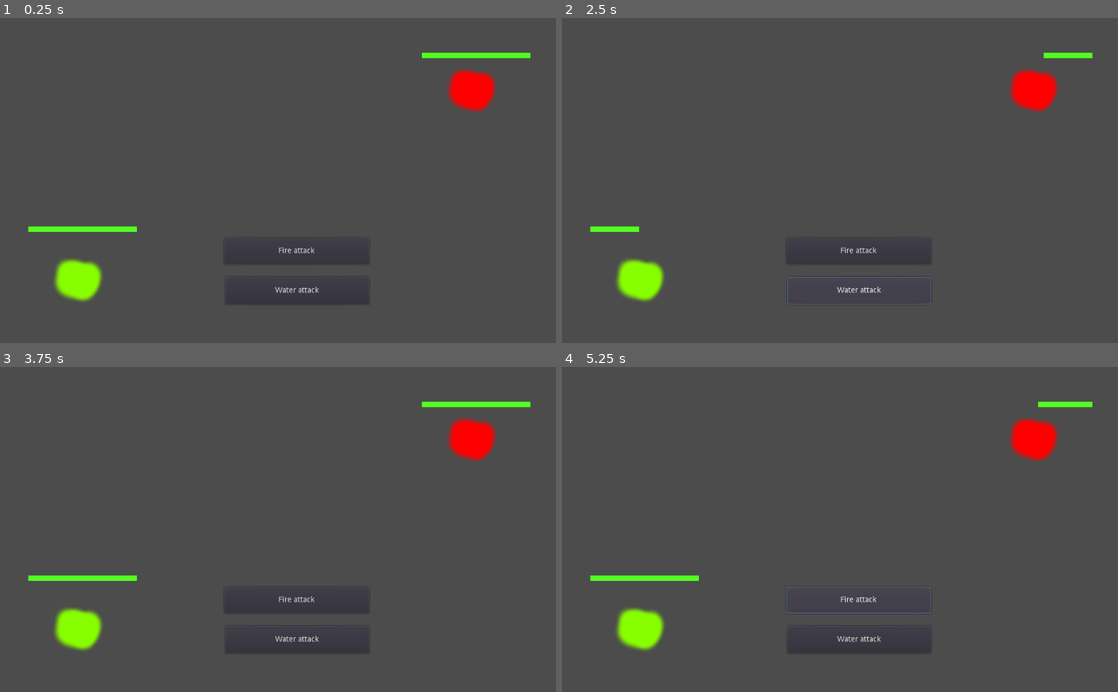
Above: before the commit, frames 1-4 (two rows, left to right).
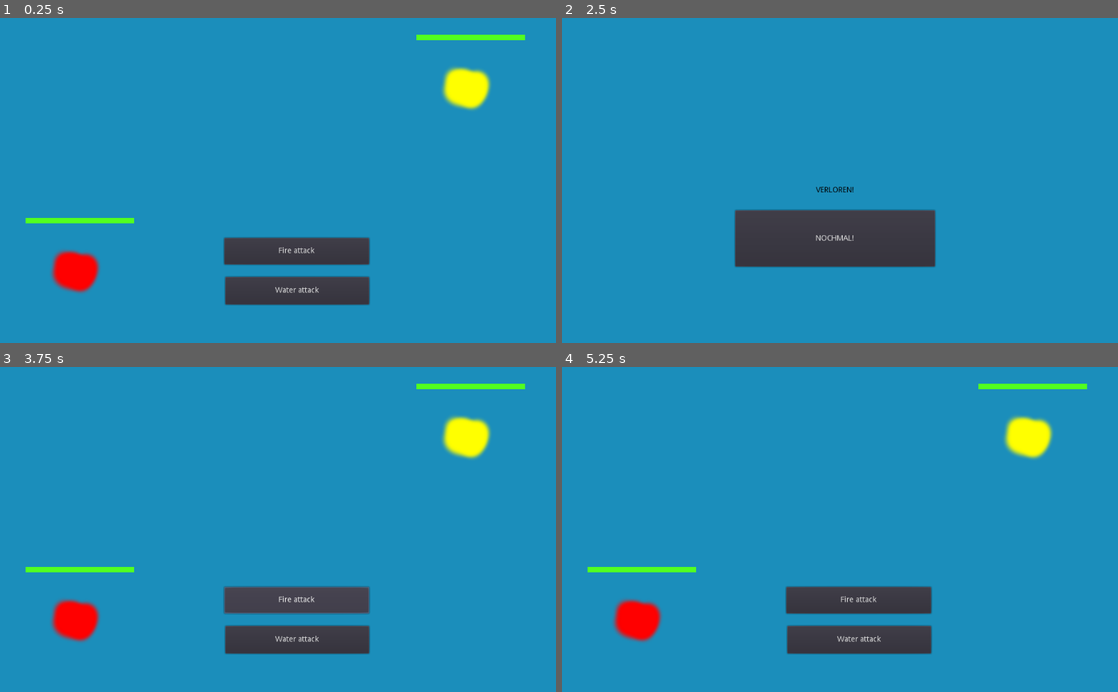
Above: after the commit, the same moments.

Repository: brean/MonsterFight
Game: Godot game, scene res://Start.tscn
Same seed, same stepped clock (60 frames per second), same inputs: the game is played once before the commit and once after it.
Inputs (mouse positions are in pixels of both pictures, inside the frame that each line leads up to):
- Up to frame 1 (0.25 s): no input
- Up to frame 2 (2.5 s): click "Water attack" at 0.5 s; click "Fire attack" at 1.25 s; click "Water attack" at 2 s
- Up to frame 3 (3.75 s): click (272, 588) at 2.75 s, where only the run after the commit has a clickable "NOCHMAL!"; click (272, 588) at 3.5 s, where only the run before the commit has a clickable "NOCHMAL!"
- Up to frame 4 (5.25 s): click "Fire attack" at 4.25 s; click (834, 588) at 5 s, where only the run after the commit has a clickable "NOCHMAL!"

The runs differ from the first frame. In frame 1, 96% of the frame differs, in the area x 0-100%, y 0-100%; in frame 2, 94%; in frame 3, 96%; in frame 4, 96%.

Commit message:
instanciate monster instead of fixed ones

Diff:
--- a/Lose.tscn
+++ b/Lose.tscn
@@ -9,6 +9,7 @@
 margin_top = 311.0
 margin_right = 567.0
 margin_bottom = 342.0
+custom_colors/default_color = Color( 0, 0, 0, 1 )
 text = "VERLOREN!"
 __meta__ = {
 "_edit_use_anchors_": false
--- /dev/null
+++ b/Monster.tscn
@@ -0,0 +1,15 @@
+[gd_scene load_steps=4 format=2]
+
+[ext_resource path="res://monster.gd" type="Script" id=1]
+[ext_resource path="res://monster2.png" type="Texture" id=2]
+[ext_resource path="res://health_bar.png" type="Texture" id=3]
+
+[node name="MonsterPlayer" type="Sprite"]
+position = Vector2( 147, 471 )
+texture = ExtResource( 2 )
+script = ExtResource( 1 )
+
+[node name="HealthBar" type="Sprite" parent="."]
+position = Vector2( 0, -97 )
+scale = Vector2( 200, 10.5 )
+texture = ExtResource( 3 )
--- /dev/null
+++ b/SpawnMonster.gd
@@ -0,0 +1,46 @@
+extends Node2D
+
+export var player_monster = [
+	{
+		"image": preload("res://monster1.png")
+	},
+	{
+		"image": preload("res://monster2.png")
+	}
+]
+export var enemy_monster = [
+	{
+		"image": preload("res://monster3.png")
+	},
+	{
+		"image": preload("res://monster4.png")
+	}
+]
+var monster = preload("res://Monster.tscn")
+
+# Declare member variables here. Examples:
+# var a = 2
+# var b = "text"
+
+
+# Called when the node enters the scene tree for the first time.
+func _ready():
+	# spawn first player character
+	spawn_monster(player_monster[0], "MonsterPlayer", true)
+	# spawn first enemy
+	spawn_monster(enemy_monster[0], "MonsterEnemy", false)
+
+func spawn_monster(data, name, player):
+	var inst = monster.instance()
+	add_child(inst)
+	inst.name = name
+	inst.player = player
+	inst.texture = data.image
+	if not player:
+		inst.position.x = 867
+		inst.position.y = 133
+
+
+# Called every frame. 'delta' is the elapsed time since the previous frame.
+#func _process(delta):
+#	pass
--- a/Start.tscn
+++ b/Start.tscn
@@ -1,33 +1,10 @@
-[gd_scene load_steps=6 format=2]
+[gd_scene load_steps=3 format=2]
 
-[ext_resource path="res://monster2.png" type="Texture" id=1]
-[ext_resource path="res://monster1.png" type="Texture" id=2]
-[ext_resource path="res://monster.gd" type="Script" id=3]
-[ext_resource path="res://health_bar.png" type="Texture" id=4]
+[ext_resource path="res://SpawnMonster.gd" type="Script" id=3]
 [ext_resource path="res://attack.gd" type="Script" id=5]
 
 [node name="Node2D" type="Node2D"]
-
-[node name="MonsterPlayer" type="Sprite" parent="."]
-position = Vector2( 152, 487 )
-texture = ExtResource( 1 )
 script = ExtResource( 3 )
-
-[node name="HealthBar" type="Sprite" parent="MonsterPlayer"]
-position = Vector2( 0, -97 )
-scale = Vector2( 200, 10.5 )
-texture = ExtResource( 4 )
-
-[node name="Monster1" type="Sprite" parent="."]
-position = Vector2( 877, 137 )
-texture = ExtResource( 2 )
-script = ExtResource( 3 )
-player = false
-
-[node name="HealthBar" type="Sprite" parent="Monster1"]
-position = Vector2( 0, -68 )
-scale = Vector2( 200, 10.5 )
-texture = ExtResource( 4 )
 
 [node name="attack2" type="Button" parent="."]
 margin_left = 415.0
--- a/attack.gd
+++ b/attack.gd
@@ -3,4 +3,4 @@
 export var _type = "fire"
 
 func _pressed():
-	get_node("../Monster1").attack(_type)
+	get_node("../MonsterEnemy").attack(_type)
--- a/project.godot
+++ b/project.godot
@@ -14,10 +14,15 @@
 run/main_scene="res://Start.tscn"
 config/icon="res://icon.png"
 
+[global]
+
+color=false
+
 [physics]
 
 common/enable_pause_aware_picking=true
 
 [rendering]
 
+environment/default_clear_color=Color( 0.109804, 0.560784, 0.737255, 1 )
 environment/default_environment="res://default_env.tres"
Binary file added: monster3.png
Not shown, added: monster3.png.import
Binary file added: monster4.png
Not shown, added: monster4.png.import
